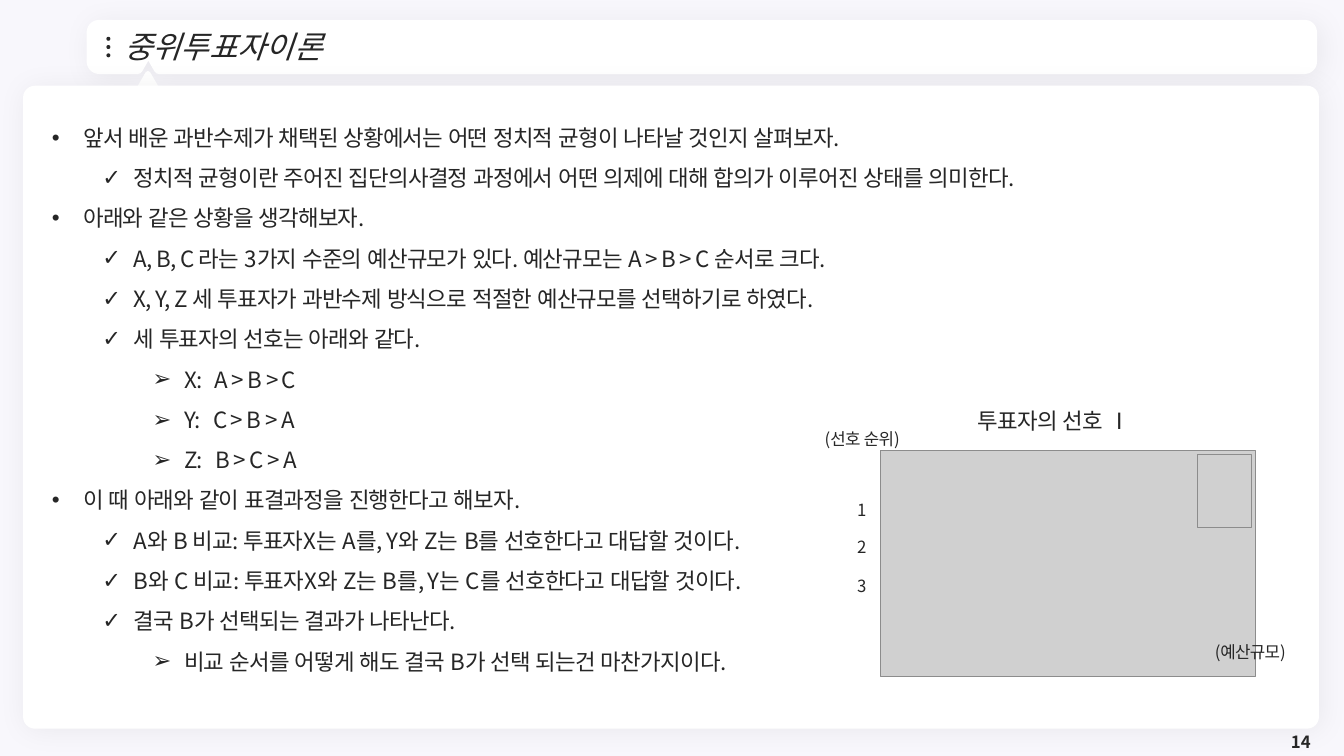
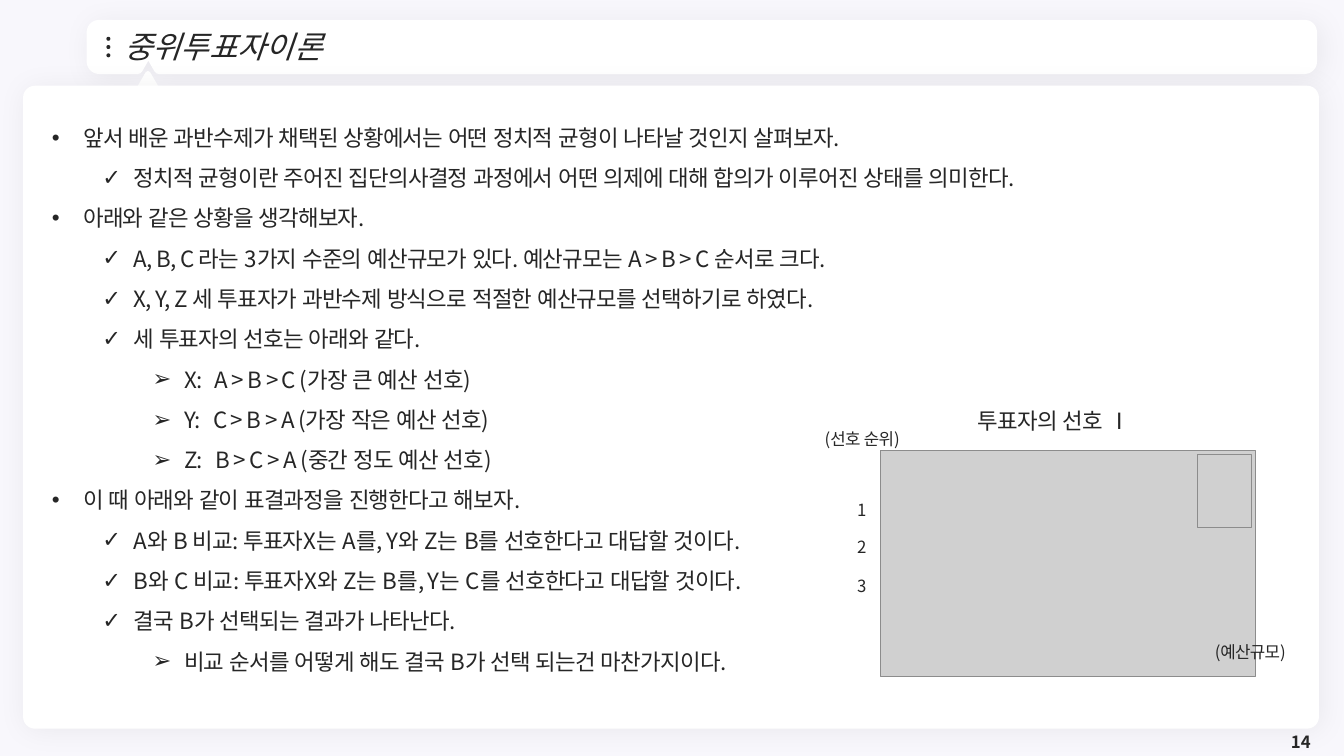
Before and after one commit to meandthey/Teaching, a slide deck: slide 14 of 재정학/01_Lectures/재정학_Chapter_5.pptx. Drawn at 1344x756 pixels with LibreOffice and Linux fonts; fonts in the diff are those of the drawing; grey boxes stand for pictures; background and template pictures are left out. Boxes give left, top, right and bottom in pixels: in the first picture for what was removed or moved away, otherwise in the second. Text is boxed around its words. In the diff, an @@ line names an element or a change of style, - is before the commit and + after.

```diff
--- a/재정학/01_Lectures/재정학_Chapter_5.pptx
+++ b/재정학/01_Lectures/재정학_Chapter_5.pptx
@@ text at <box>184,369,492,473</box>: text changed @@
-    ➢ X: A > B > C
-    ➢ Y: C > B > A
-    ➢ Z: B > C > A
+    ➢ X: A > B > C (가장 큰 예산 선호)
+    ➢ Y: C > B > A (가장 작은 예산 선호)
+    ➢ Z: B > C > A (중간 정도 예산 선호)
```
Also in this commit, not shown: 4 other slides changed, 2 other files.
